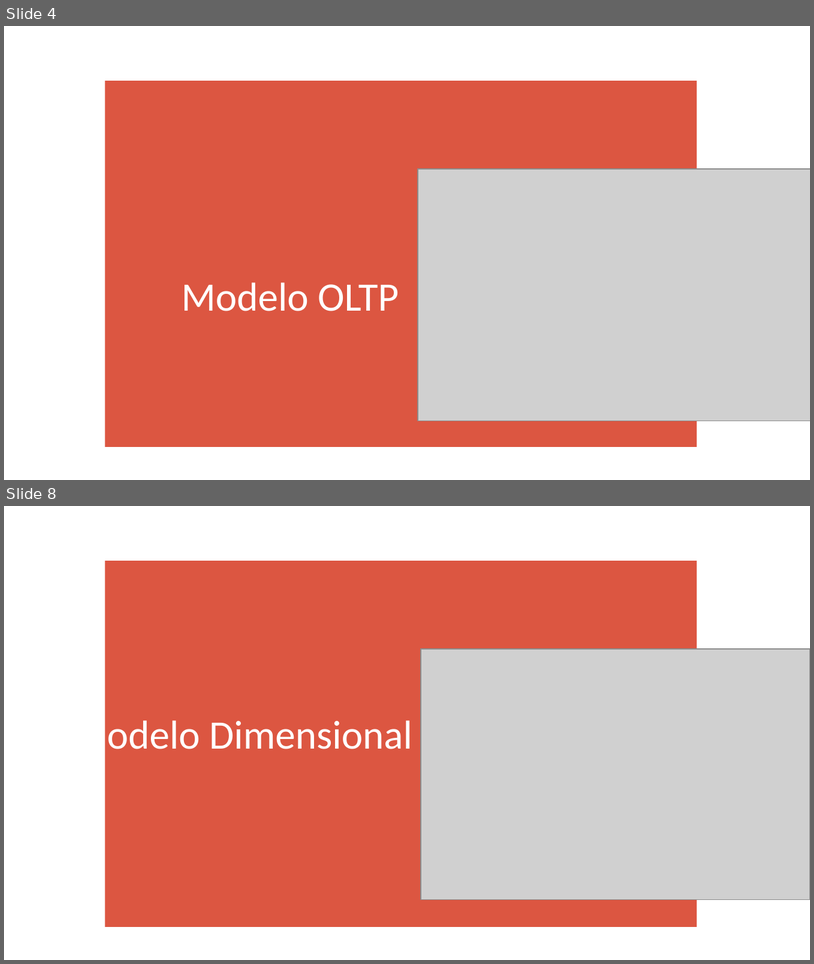
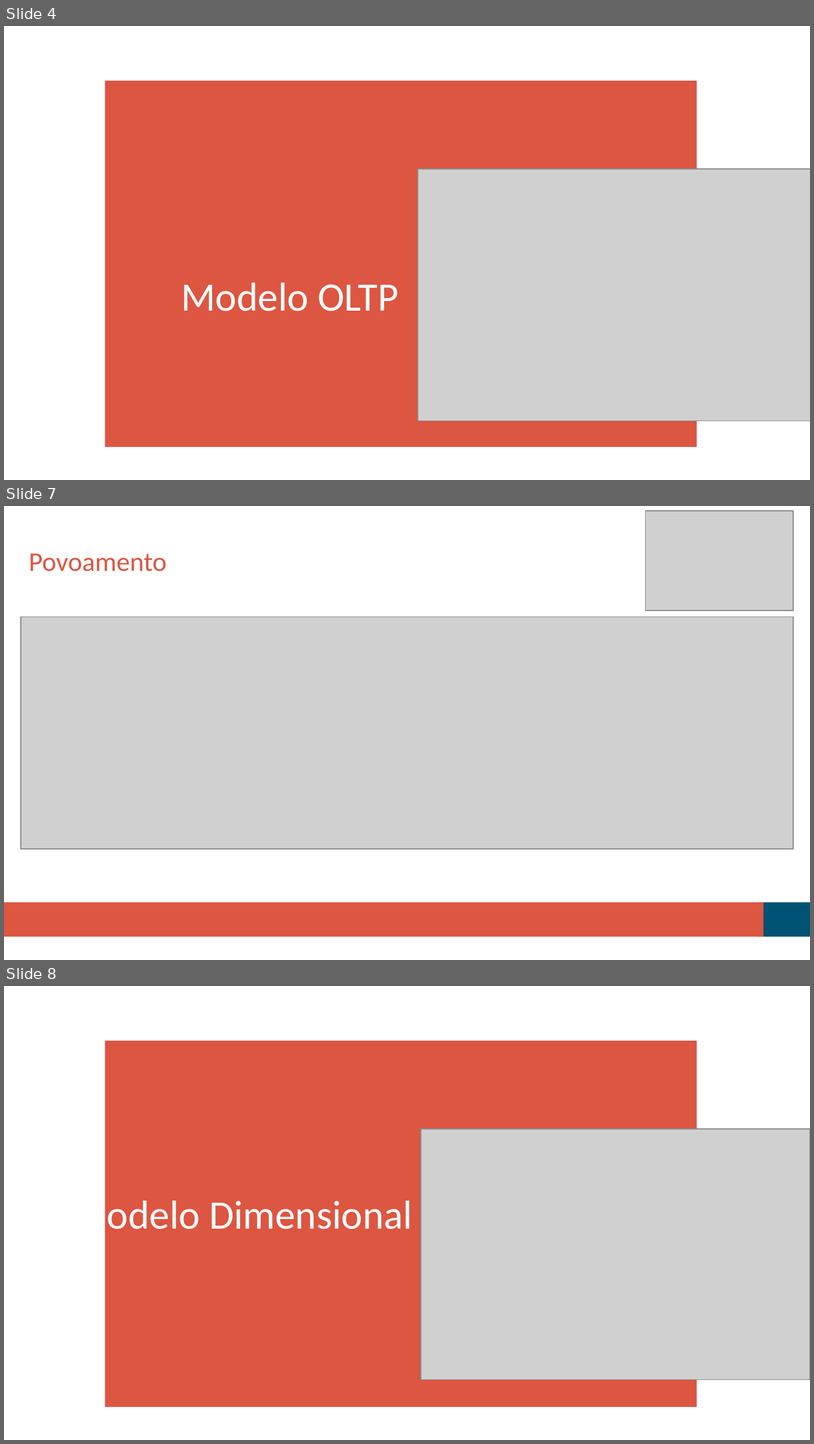
Before and after one commit to paulovsnts/Scouting_Football_Manager, a slide deck: Pitch_do_Projeto.pptx. Shown one above the other, each under a label of ours: slides 4 and 8 before the commit, slides 4, 7 and 8 after it; the slides between them are not shown. The pictures are 814x964 and 814x1444 pixels, drawn with LibreOffice and Linux fonts; fonts in the diff are those of the drawing; grey boxes stand for pictures. Boxes give left, top, right and bottom in pixels: in the first picture for what was removed or moved away, otherwise in the second. Text is boxed around its words. In the diff, an @@ line names an element or a change of style, - is before the commit and + after.

```diff
--- a/Pitch_do_Projeto.pptx
+++ b/Pitch_do_Projeto.pptx
@@ slide 7 added at (4, 506, 810, 960), background #FFFFFF @@
@@ picture added at (646, 511, 794, 611) @@
@@ title added at (29, 553, 167, 571), 24 pt, text #DC5641 @@
+Povoamento
@@ picture added at (21, 616, 794, 849) @@
@@ rectangle added at (4, 902, 764, 937), fill #DC5641 @@
@@ rectangle added at (758, 902, 810, 937), fill #005375 @@
```
Also in this commit, not shown: 1 slide changed, 6 other slides added, 3 slides removed, 4 other files.
